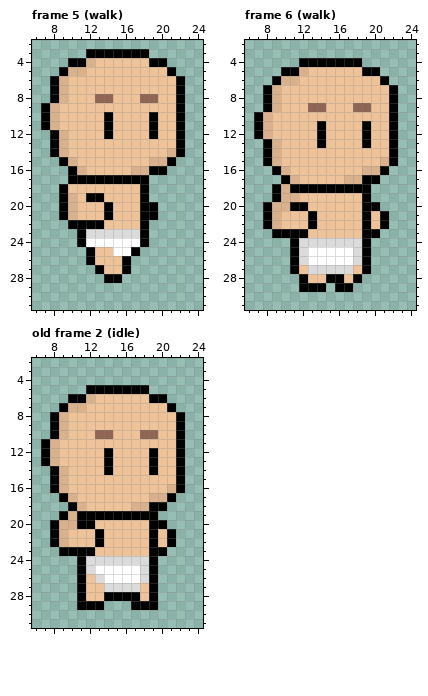
Pixel-art file, stored at WoW.Client/Content/Data/Characters/human_spritesheet.ase. The picture above is the old version.
32x32 pixels, 7 frames. Shown: frame 5 (walk): x 6..24, y 2..31; frame 6 (walk): x 6..24, y 2..31; old frame 2 (idle): x 6..24, y 2..31. The commit also changed other frames, which this record leaves out.
Now the later version:
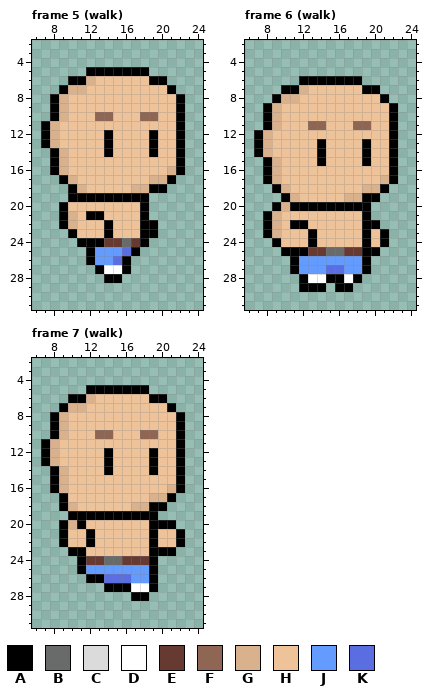
Palette (. is transparent): A #000000  B #696a6a  C #dbdbdb  D #ffffff  E #663931  F #8f6653  G #d9b28d  H #eec39a  J #639bff  K #5b6ee1
A new or re-ordered frame is compared with the old frame closest to it.
The exact change:
frames re-ordered
--- frame 5 (walk)
@@ x 6..24 @@
  2 ...................
- 3 ......AAAAAAA......
- 4 ....AAGHHHHHHAA....
- 5 ...AGGHHHHHHHHHA...
- 6 ..AGHHHHHHHHHHHHA..
- 7 ..AGHHHHHHHHHHHHA..
- 8 ..AGHHHFFHHHFFHHA..
- 9 .AGHHHHHHHHHHHHHA..
-10 .AGHHHHHAHHHHAHHA..
-11 .AGHHHHHAHHHHAHHA..
-12 ..AGHHHHAHHHHAHHA..
-13 ..AGHHHHHHHHHHHHA..
-14 ..AGHHHHHHHHHHHGA..
-15 ...AGHHHHHHHHGGA...
-16 ....AGHHHHHGGAA....
-17 ....AAAAAAAAA......
-18 ...AHHHHHHHHA......
-19 ...AGHAAHHHHA......
-20 ...AGHHHAHHHAA.....
-21 ...AGHHHAHHHAA.....
-22 ....AAAAHHHHA......
-23 .....ACCCCCCA......
-24 .....ADDDDDDA......
-25 ......AHHDDA.......
-26 ......AHHHA........
-27 .......AHHA........
+ 3 ...................
+ 4 ...................
+ 5 ......AAAAAAA......
+ 6 ....AAGHHHHHHAA....
+ 7 ...AGGHHHHHHHHHA...
+ 8 ..AGHHHHHHHHHHHHA..
+ 9 ..AGHHHHHHHHHHHHA..
+10 ..AGHHHFFHHHFFHHA..
+11 .AGHHHHHHHHHHHHHA..
+12 .AGHHHHHAHHHHAHHA..
+13 .AGHHHHHAHHHHAHHA..
+14 ..AGHHHHAHHHHAHHA..
+15 ..AGHHHHHHHHHHHHA..
+16 ..AGHHHHHHHHHHHGA..
+17 ...AGHHHHHHHHGGA...
+18 ....AGHHHHHGGAA....
+19 ....AAAAAAAAA......
+20 ...AHHHHHHHHA......
+21 ...AGHAAHHHHA......
+22 ...AGHHHAHHHAA.....
+23 ....AHHHAHHHAA.....
+24 .....AAAEEBEA......
+25 ......AJJJKA.......
+26 ......AJJKA........
+27 .......ADDA........
 28 ........AA.........
--- frame 6 (walk)
@@ x 6..24 @@
  3 ...................
- 4 ......AAAAAAA......
- 5 ....AAGHHHHHHAA....
- 6 ...AGGHHHHHHHHHA...
- 7 ..AGHHHHHHHHHHHHA..
- 8 ..AGHHHHHHHHHHHHA..
- 9 ..AGHHHFFHHHFFHHA..
-10 .AGHHHHHHHHHHHHHA..
-11 .AGHHHHHAHHHHAHHA..
-12 .AGHHHHHAHHHHAHHA..
-13 ..AGHHHHAHHHHAHHA..
-14 ..AGHHHHHHHHHHHHA..
-15 ..AGHHHHHHHHHHHGA..
-16 ...AGHHHHHHHHGGA...
-17 ....AGHHHHHGGAA....
-18 ...AGAAAAAAAAA.....
-19 ...AGGHHHHHHHA.....
-20 ..AGGAAHHHHHHAA....
-21 ..AGHHHAHHHHHAHA...
-22 ..AGHHHAHHHHHAHA...
-23 ...AAAAHHHHHHAA....
-24 .....ACCCCCCCA.....
-25 .....ACDDDDDCA.....
-26 .....ACDDDDDCA.....
-27 .....AHCCCCCHA.....
-28 ......AHHAAHA......
+ 4 ...................
+ 5 ...................
+ 6 ......AAAAAAA......
+ 7 ....AAGHHHHHHAA....
+ 8 ...AGGHHHHHHHHHA...
+ 9 ..AGHHHHHHHHHHHHA..
+10 ..AGHHHHHHHHHHHHA..
+11 ..AGHHHFFHHHFFHHA..
+12 .AGHHHHHHHHHHHHHA..
+13 .AGHHHHHAHHHHAHHA..
+14 .AGHHHHHAHHHHAHHA..
+15 ..AGHHHHAHHHHAHHA..
+16 ..AGHHHHHHHHHHHHA..
+17 ..AGHHHHHHHHHHHGA..
+18 ...AGHHHHHHHHGGA...
+19 ....AGHHHHHGGAA....
+20 ...AGAAAAAAAAA.....
+21 ..AGHHHHHHHHHA.....
+22 ..AGHAAHHHHHHAA....
+23 ..AGHHHAHHHHHAHA...
+24 ...AHHHAHHHHHAHA...
+25 ....AAAEEBBEEAA....
+26 .....AJJJJJJJA.....
+27 .....AJJJKKJJA.....
+28 ......ADDAADA......
 29 ......AAA.AA.......
--- frame 7 (walk) against old frame 2 (idle)
@@ x 6..24 @@
 16 ..AGHHHHHHHHHHHGA..
-17 ...AGHHHHHHHHGGA...
-18 ....AGHHHHHGGAA....
-19 ...AGAAAAAAAAA.....
-20 ..AGGAAHHHHHHAA....
-21 ..AGHHHAHHHHHAHA...
-22 ..AGHHHAHHHHHAHA...
-23 ...AAAAHHHHHHAA....
-24 .....ACCCCCCCA.....
-25 .....ACDDDDDCA.....
-26 .....AHCDDDDCA.....
-27 .....AHHCCCCHA.....
-28 .....AHHAAAAHA.....
-29 .....AAA...AAA.....
+17 ...AHHHHHHHHHGGA...
+18 ...AGHHHHHHGGAA....
+19 ....AAAAAAAAAA.....
+20 ...AGAHHHHHHHAAA...
+21 ...AHHAHHHHHHAHHA..
+22 ...AHHAHHHHHHAHHA..
+23 ....AAHHHHHHHAAA...
+24 .....AEEBBEEEA.....
+25 .....AJJJJJJJA.....
+26 ......AAKKKJJA.....
+27 ........AAADDA.....
+28 ...........AA......
+29 ...................
 30 ...................
